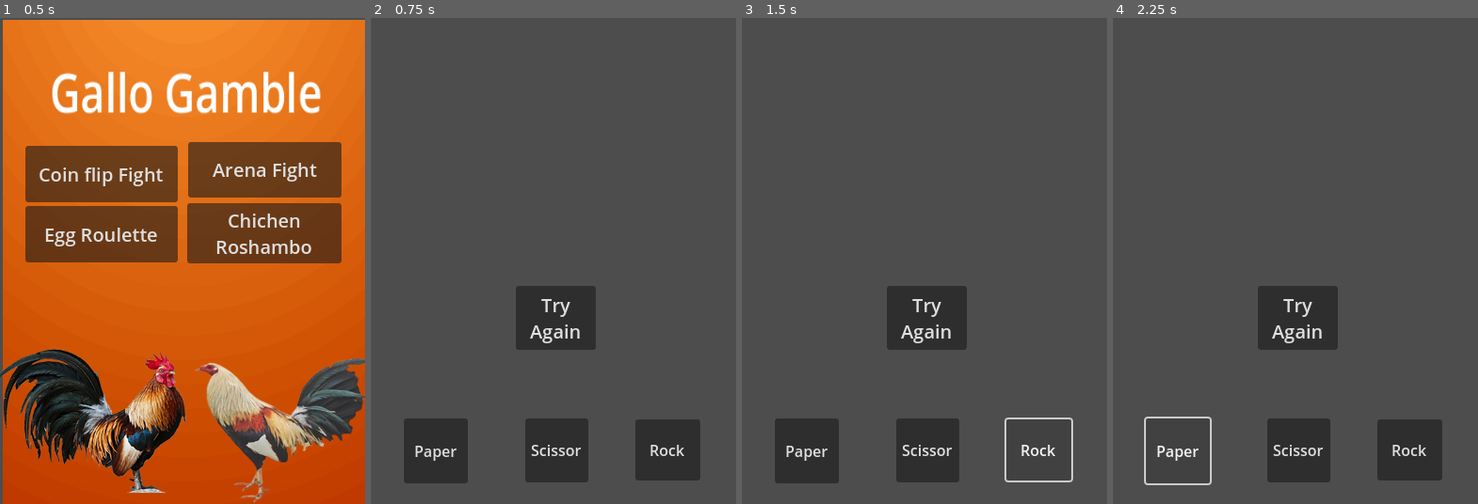
Above: before the commit, frames 1-4 (left to right).
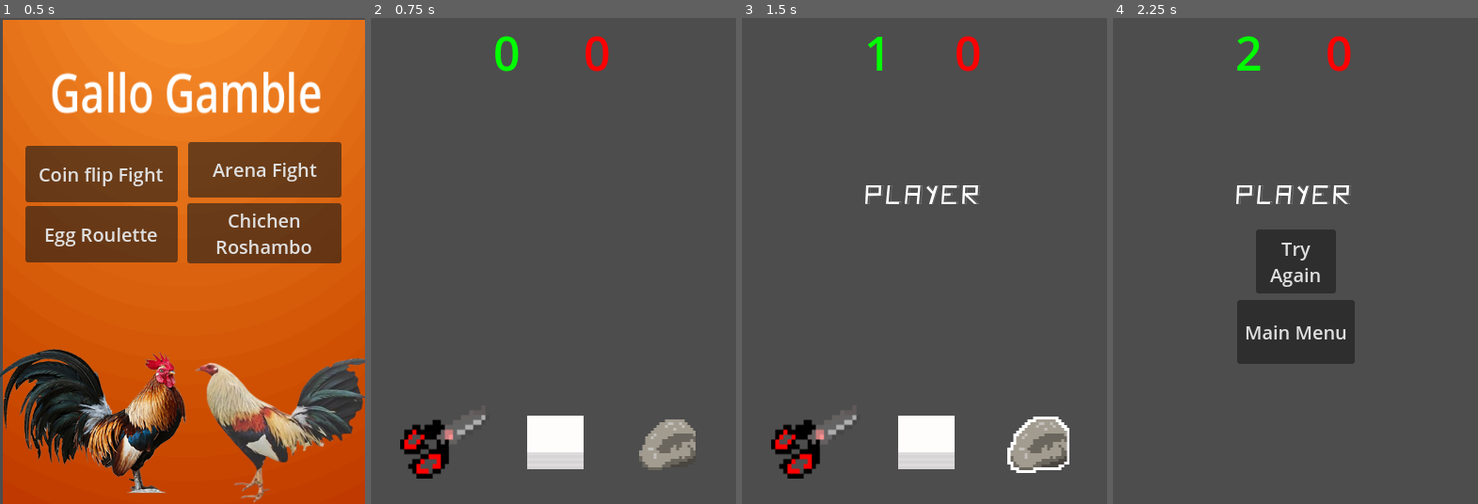
Above: after the commit, the same moments.

Repository: jose-valentin/GalloGamble
Game: Godot game, scene res://scene/MainScene.tscn
The game is run twice, just before and just after one commit, with the same random seed, the same clock (stepped at 60 frames per second) and the same inputs.
Inputs (mouse positions are in pixels of both pictures, inside the frame that each line leads up to; where the layout moved, square brackets give the same spot in the first picture):
- Up to frame 1 (0.5 s): no input
- Up to frame 2 (0.75 s): click "Chichen Roshambo" at 0.5 s
- Up to frame 3 (1.5 s): click (1037, 445) [1037, 450] at 1.25 s
- Up to frame 4 (2.25 s): click (1299, 440) [1178, 450] at 2 s

Frame 1 is identical in both runs. In frame 2, 10% of the frame differs, in the area x 7-91%, y 3-96%; in frame 3, 10%; in frame 4, 11%, in the area x 8-91%, y 3-97%.

Commit message:
Progress with chickenRoshambo
Still need more work but for now It looks okay

Diff:
--- a/scene/chickenRoshambo.tscn
+++ b/scene/chickenRoshambo.tscn
@@ -9,6 +9,5 @@
 [node name="HUD" parent="." instance=ExtResource("2_btqfl")]
 
 [connection signal="enemy_choice" from="HUD" to="." method="_on_hud_enemy_choice"]
-[connection signal="enemy_choice" from="HUD" to="HUD" method="_on_enemy_choice"]
 [connection signal="new_game" from="HUD" to="." method="_on_hud_new_game"]
 [connection signal="player_choice" from="HUD" to="." method="_on_hud_player_choice"]
--- a/scene/chickenroshambo.gd
+++ b/scene/chickenroshambo.gd
@@ -4,37 +4,63 @@
 var player_choice
 var enemy_choice
 
+func _ready() -> void:
+	score_player= 0
+	score_enemy= 0
+	$HUD/PlayAgain.hide()
+	$HUD/Menu.hide()
+	$HUD.score_update(0, "player")
+	$HUD.score_update(0, "enemy")
+	$HUD/Rock.show()
+	$HUD/Scissor.show()
+	$HUD/Paper.show()
 
-func new_game():
-	score_player = 0
-	score_enemy = 0
 
 func game_over():
+	$HUD/PlayAgain.show()
+	$HUD/Menu.show()
+	$HUD/Rock.hide()
+	$HUD/Scissor.hide()
+	$HUD/Paper.hide()
+
+
+func round_played():
 	if(player_choice == enemy_choice):
-		print("tie",player_choice,enemy_choice)
-	elif (player_choice == "rock" and enemy_choice == "scissor"):
-		print("You got a point",player_choice,enemy_choice)
-	elif (player_choice == "rock" and enemy_choice == "paper"):
+		print("tie"," ",player_choice," ", enemy_choice)
+		$HUD.show_winner("draw")
+
+	elif (player_choice == "rock" and enemy_choice == "scissor") \
+		or (player_choice == "paper" and enemy_choice == "rock") \
+		or (player_choice == "scissor" and enemy_choice == "paper"):
+		score_player += 1
+		$HUD.score_update(score_player, "player")
+		$HUD.show_winner("player")
+		print("You got a point"," ",player_choice,score_player," ",enemy_choice, " ", score_enemy)
+
+
+	elif (player_choice == "rock" and enemy_choice == "paper") \
+	or (player_choice == "scissor" and enemy_choice == "rock") \
+	or (player_choice == "paper" and enemy_choice == "scissor"):
+		score_enemy += 1
+		$HUD.score_update(score_enemy, "enemy")
+		$HUD.show_winner("enemy")
 		print("Your enemy got a point",player_choice,enemy_choice)
-	elif (player_choice == "paper" and enemy_choice == "scissor"):
-		print("Your enemy got a point",player_choice,enemy_choice)
-	elif (player_choice == "paper" and enemy_choice == "rock"):
-		print("You got a point",player_choice,enemy_choice)
-	elif (player_choice == "scissor" and enemy_choice == "rock"):
-		print("Your enemy got a point",player_choice,enemy_choice)
-	elif (player_choice == "scissor" and enemy_choice == "paper"):
-		print("You got a point", player_choice, enemy_choice)
+
+	check_score()
 
 
 func check_score():
-	if score_player == 2:
+
+	if (score_player == 2):
 		print("You WIN!")
+		game_over()
 	elif (score_enemy == 2):
 		print('You Lost :(')
+		game_over()
 
 
 func _on_hud_new_game() -> void:
-	new_game()
+	_ready()
 
 func _on_hud_enemy_choice() -> void:
 	enemy_choice = ["rock","paper","scissor"].pick_random()
@@ -42,4 +68,4 @@
 
 func _on_hud_player_choice(choice: Variant) -> void:
 	player_choice = choice
-	game_over()
+	round_played()
--- a/scene/hud.gd
+++ b/scene/hud.gd
@@ -5,16 +5,33 @@
 
 
 func _on_rock_pressed() -> void:
+	enemy_choice.emit()
 	player_choice.emit("rock")
-	enemy_choice.emit()
 
 func _on_paper_pressed() -> void:
+	enemy_choice.emit()
 	player_choice.emit("paper")
-	enemy_choice.emit()
 
 func _on_scissor_pressed() -> void:
+	enemy_choice.emit()
 	player_choice.emit("scissor")
-	enemy_choice.emit()
 
 func _on_play_again_pressed() -> void:
 	new_game.emit()
+
+func _on_menu_pressed() -> void:
+	get_tree().change_scene_to_file("res://scene/MainScene.tscn")
+
+func score_update(score, winner):
+	if(winner == "player"):
+		$player_points.text = str(score)
+	else:
+		$enemy_points.text = str(score)
+
+func _on_timer_timeout() -> void:
+	$winner_text.hide()
+
+func  show_winner(message):
+	$winner_text.text =  message
+	$winner_text.show()
+	$Timer.start()
--- a/scene/hud.tscn
+++ b/scene/hud.tscn
@@ -1,28 +1,16 @@
-[gd_scene load_steps=2 format=3 uid="uid://umsgaslo03wk"]
+[gd_scene load_steps=9 format=3 uid="uid://umsgaslo03wk"]
 
 [ext_resource type="Script" uid="uid://mh4mte3b3tyv" path="res://scene/hud.gd" id="1_s3k51"]
+[ext_resource type="Texture2D" uid="uid://bv6lk0wpsylvd" path="res://artwork/UntitledArtwork2 - Paper.png" id="2_nhyt6"]
+[ext_resource type="Texture2D" uid="uid://m403jqubb35x" path="res://artwork/UntitledArtwork2 - Rock.png" id="2_o8u2p"]
+[ext_resource type="FontFile" uid="uid://b3gikisq7158o" path="res://font/QuitoChicken-Regular.otf" id="2_sjh6b"]
+[ext_resource type="Texture2D" uid="uid://bnlkjg51xq1p1" path="res://artwork/UntitledArtwork2 - Paper-hoover.png" id="3_qy82l"]
+[ext_resource type="Texture2D" uid="uid://dl4jd806cej6t" path="res://artwork/UntitledArtwork2 - Scissor.png" id="4_ry2h7"]
+[ext_resource type="Texture2D" uid="uid://kjc6payy2lpo" path="res://artwork/UntitledArtwork2 - Rock-hover.png" id="5_sjh6b"]
+[ext_resource type="Texture2D" uid="uid://bp7sd41nwqwf8" path="res://artwork/UntitledArtwork2 - Scissor-hover.png" id="7_xphas"]
 
 [node name="HUD" type="CanvasLayer"]
 script = ExtResource("1_s3k51")
-
-[node name="Rock" type="Button" parent="."]
-offset_left = 281.0
-offset_top = 427.0
-offset_right = 350.0
-offset_bottom = 492.0
-text = "Rock"
-
-[node name="Paper" type="Button" parent="."]
-anchors_preset = -1
-anchor_left = 0.5
-anchor_top = 0.873
-anchor_right = 0.5
-anchor_bottom = 0.873
-offset_left = -159.0
-offset_top = -25.341
-offset_right = -91.0
-offset_bottom = 43.659
-text = "Paper"
 
 [node name="PlayAgain" type="Button" parent="."]
 anchors_preset = 8
@@ -30,10 +18,10 @@
 anchor_top = 0.5
 anchor_right = 0.5
 anchor_bottom = 0.5
-offset_left = -40.0
-offset_top = 26.5
-offset_right = 45.0
-offset_bottom = 94.5
+offset_left = -42.5
+offset_top = -34.0
+offset_right = 42.5
+offset_bottom = 34.0
 grow_horizontal = 2
 grow_vertical = 2
 theme_override_font_sizes/font_size = 20
@@ -41,41 +29,104 @@
 autowrap_mode = 2
 icon_alignment = 1
 
-[node name="Scissor" type="Button" parent="."]
-offset_left = 164.0
-offset_top = 426.0
-offset_right = 231.0
-offset_bottom = 494.0
-text = "Scissor"
-autowrap_mode = 2
-icon_alignment = 1
-
-[node name="Message" type="Label" parent="."]
+[node name="Menu" type="Button" parent="."]
 anchors_preset = 8
 anchor_left = 0.5
 anchor_top = 0.5
 anchor_right = 0.5
 anchor_bottom = 0.5
-offset_left = -378.0
-offset_top = -60.5
-offset_right = -338.0
-offset_bottom = 8.5
+offset_left = -62.5
+offset_top = 41.0
+offset_right = 62.5
+offset_bottom = 109.0
 grow_horizontal = 2
 grow_vertical = 2
+theme_override_font_sizes/font_size = 20
+text = "Main Menu"
+
+[node name="player_points" type="Label" parent="."]
+anchors_preset = 8
+anchor_left = 0.5
+anchor_top = 0.5
+anchor_right = 0.5
+anchor_bottom = 0.5
+offset_left = -69.0
+offset_top = -256.5
+offset_right = -29.0
+offset_bottom = -187.5
+grow_horizontal = 2
+grow_vertical = 2
+theme_override_colors/font_color = Color(0, 1, 0, 1)
 theme_override_font_sizes/font_size = 50
-text = "Rock"
+text = "0"
 horizontal_alignment = 1
 vertical_alignment = 1
 autowrap_mode = 2
 
-[node name="RichTextLabel" type="RichTextLabel" parent="."]
-offset_left = -296.0
-offset_top = 207.0
-offset_right = -256.0
-offset_bottom = 247.0
+[node name="enemy_points" type="Label" parent="."]
+anchors_preset = 8
+anchor_left = 0.5
+anchor_top = 0.5
+anchor_right = 0.5
+anchor_bottom = 0.5
+offset_left = 27.0
+offset_top = -256.5
+offset_right = 67.0
+offset_bottom = -187.5
+grow_horizontal = 2
+grow_vertical = 2
+theme_override_colors/font_color = Color(1, 0, 0, 1)
+theme_override_font_sizes/font_size = 50
+text = "0"
+horizontal_alignment = 1
+vertical_alignment = 1
+autowrap_mode = 2
 
+[node name="winner_text" type="Label" parent="."]
+anchors_preset = 5
+anchor_left = 0.5
+anchor_right = 0.5
+offset_left = -20.0
+offset_top = 167.0
+offset_right = 20.0
+offset_bottom = 198.0
+grow_horizontal = 2
+theme_override_fonts/font = ExtResource("2_sjh6b")
+theme_override_font_sizes/font_size = 30
+
+[node name="Paper" type="TextureButton" parent="."]
+offset_left = 166.0
+offset_top = 423.0
+offset_right = 226.0
+offset_bottom = 480.0
+texture_normal = ExtResource("2_nhyt6")
+texture_hover = ExtResource("3_qy82l")
+
+[node name="Rock" type="TextureButton" parent="."]
+custom_minimum_size = Vector2(0.5, 0.5)
+offset_left = 285.0
+offset_top = 423.0
+offset_right = 346.0
+offset_bottom = 485.0
+texture_normal = ExtResource("2_o8u2p")
+texture_hover = ExtResource("5_sjh6b")
+stretch_mode = 3
+
+[node name="Scissor" type="TextureButton" parent="."]
+offset_left = 31.0
+offset_top = 412.0
+offset_right = 126.0
+offset_bottom = 490.0
+size_flags_stretch_ratio = 0.0
+texture_normal = ExtResource("4_ry2h7")
+texture_hover = ExtResource("7_xphas")
+stretch_mode = 0
+
+[node name="Timer" type="Timer" parent="."]
+
+[connection signal="pressed" from="PlayAgain" to="." method="_on_play_again_pressed"]
+[connection signal="pressed" from="Menu" to="." method="_on_menu_pressed"]
+[connection signal="pressed" from="Paper" to="." method="_on_paper_pressed"]
 [connection signal="pressed" from="Rock" to="." method="_on_rock_pressed"]
-[connection signal="pressed" from="Paper" to="." method="_on_paper_pressed"]
-[connection signal="pressed" from="PlayAgain" to="." method="_on_play_again_pressed"]
-[connection signal="pressed" from="Scissor" to="." method="_on_scissors_pressed"]
 [connection signal="pressed" from="Scissor" to="." method="_on_scissor_pressed"]
+[connection signal="timeout" from="Timer" to="." method="_on_timer_timeout"]
Binary file added: artwork/UntitledArtwork2 - Paper-hoover.png
Not shown, added: artwork/UntitledArtwork2 - Paper-hoover.png.import
Binary file added: artwork/UntitledArtwork2 - Paper.png
Not shown, added: artwork/UntitledArtwork2 - Paper.png.import
Binary file added: artwork/UntitledArtwork2 - Rock-hover.png
Not shown, added: artwork/UntitledArtwork2 - Rock-hover.png.import
Binary file added: artwork/UntitledArtwork2 - Rock.png
Not shown, added: artwork/UntitledArtwork2 - Rock.png.import
Binary file added: artwork/UntitledArtwork2 - Scissor (2).png
Not shown, added: artwork/UntitledArtwork2 - Scissor (2).png.import
Binary file added: artwork/UntitledArtwork2 - Scissor-hover.png
Not shown, added: artwork/UntitledArtwork2 - Scissor-hover.png.import
(and 4 more such lines)
